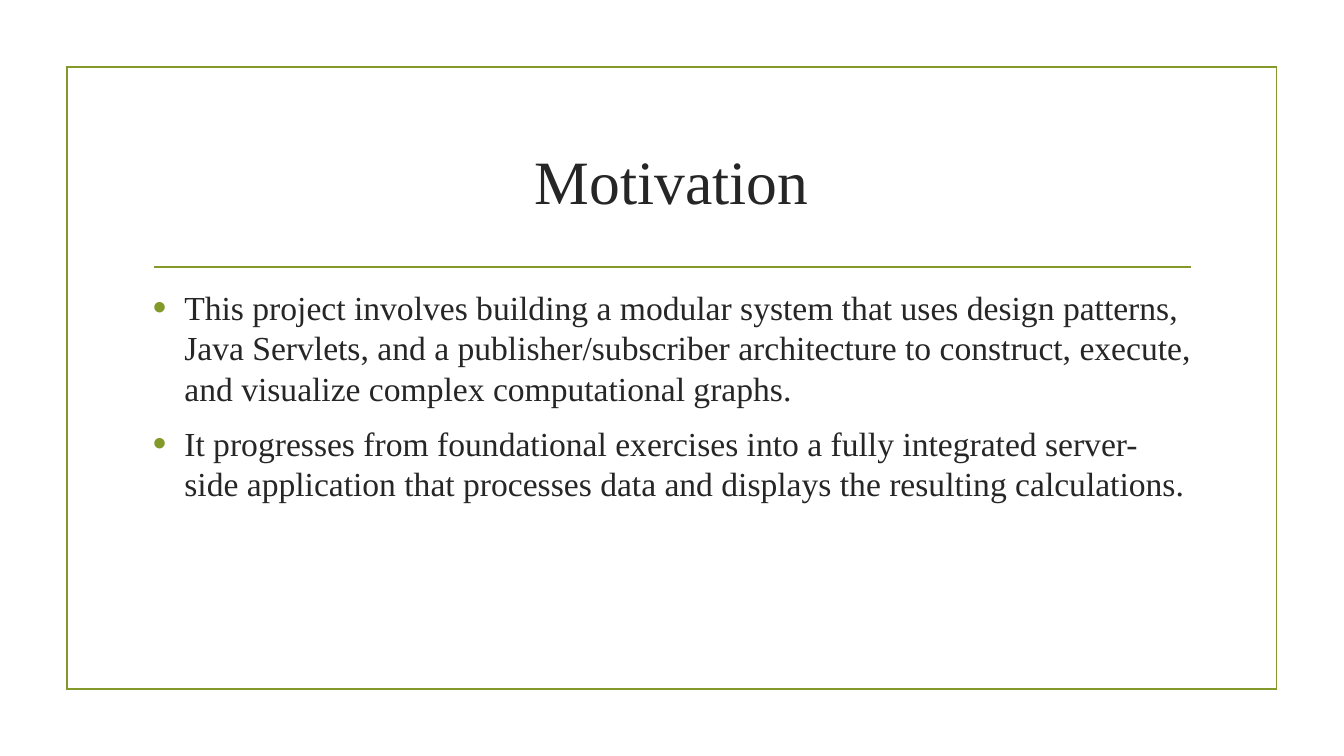
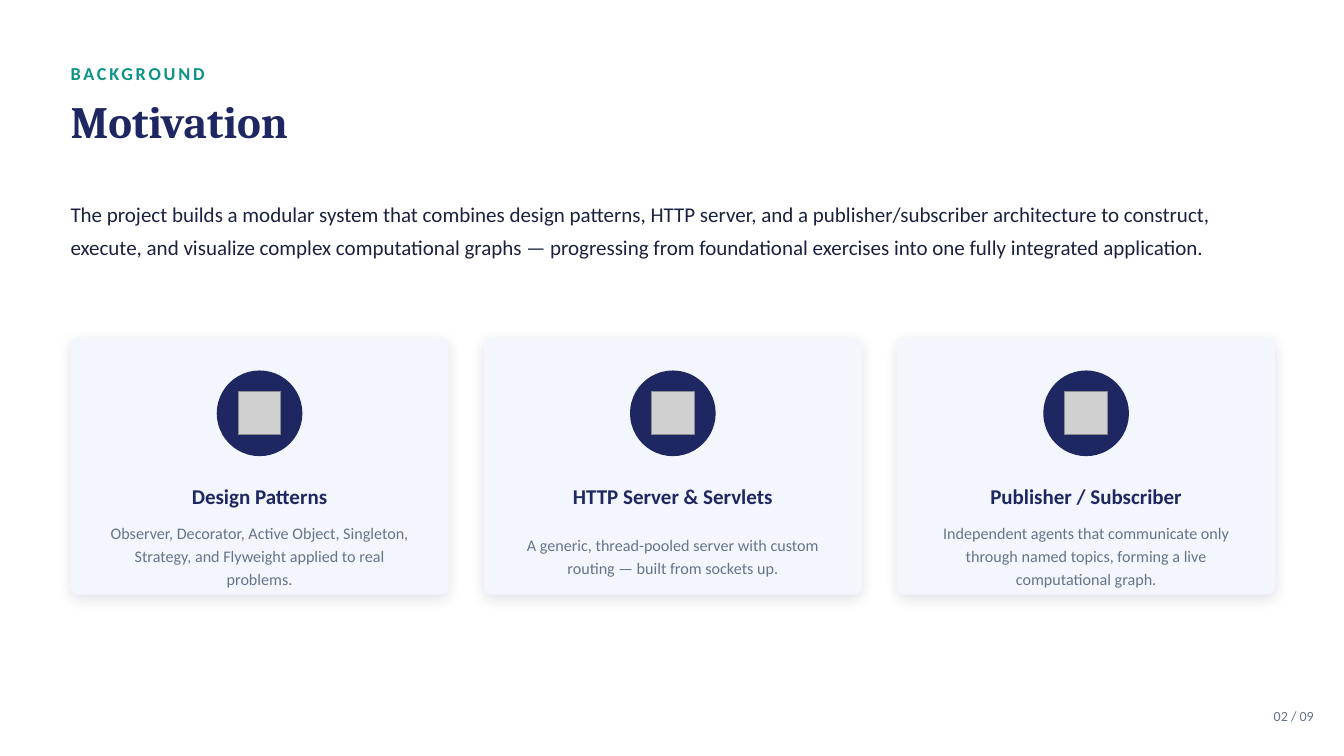
Before and after one commit to Ziv33/WebComputationalGraph, a slide deck: slide 2 of WebComputationalGraphPresentation.pptx. Drawn at 1344x756 pixels with LibreOffice and Linux fonts; fonts in the diff are those of the drawing; grey boxes stand for pictures; background and template pictures are left out. Boxes give left, top, right and bottom in pixels: in the first picture for what was removed or moved away, otherwise in the second. Text is boxed around its words. In the diff, an @@ line names an element or a change of style, - is before the commit and + after.

```diff
--- a/WebComputationalGraphPresentation.pptx
+++ b/WebComputationalGraphPresentation.pptx
@@ text added at <box>71,55,877,91</box>, 13 pt, text #0D9488, bold @@
+BACKGROUND
@@ rectangle removed at <box>67,68,1276,690</box> @@
@@ text "Motivation": place and size @@
-text "Motivation" at <box>535,163,808,205</box>
+text "Motivation" at <box>71,107,288,139</box>
@@ text "Motivation" at <box>71,107,288,139</box>: size 44 to 32 pt, font Times New Roman to Cambria, text colour #262626 to #1E2761, bold on; alignment centre to left @@
@@ text added at <box>71,207,1209,259</box>, 15 pt, text #1B2140 @@
+The project builds a modular system that combines design patterns, HTTP server, and a publisher/subscriber architecture to construct, execute, and visualize complex computational graphs — progressing from foundational exercises into one fully integrated application.
@@ line removed from (154, 267) to (1191, 267) @@
@@ text removed at <box>184,296,1191,503</box> @@
-• This project involves building a modular system that uses design patterns, Java Servlets, and a publisher/subscriber architecture to construct, execute, and visualize complex computational graphs.
-• It progresses from foundational exercises into a fully integrated server-side application that processes data and displays the resulting calculations.
@@ rounded rectangle added at <box>71,338,449,595</box>, fill #F3F6FC @@
@@ rounded rectangle added at <box>484,338,862,595</box>, fill #F3F6FC @@
@@ rounded rectangle added at <box>897,338,1275,595</box>, fill #F3F6FC @@
@@ ellipse added at <box>217,370,302,456</box>, fill #1E2761 @@
@@ ellipse added at <box>630,370,716,456</box>, fill #1E2761 @@
@@ ellipse added at <box>1044,370,1129,456</box>, fill #1E2761 @@
@@ picture added at <box>238,392,280,435</box> @@
@@ picture added at <box>651,392,694,435</box> @@
@@ picture added at <box>1065,392,1107,435</box> @@
@@ text added at <box>192,489,327,508</box>, 15 pt, text #1E2761, bold @@
+Design Patterns
@@ text added at <box>573,489,772,504</box>, 15 pt, text #1E2761, bold @@
+HTTP Server & Servlets
@@ text added at <box>990,489,1181,504</box>, 15 pt, text #1E2761, bold @@
+Publisher / Subscriber
@@ text added at <box>111,528,408,588</box>, 11.5 pt, text #64748B @@
+Observer, Decorator, Active Object, Singleton, Strategy, and Flyweight applied to real problems.
@@ text added at <box>943,528,1229,588</box>, 11.5 pt, text #64748B @@
+Independent agents that communicate only through named topics, forming a live computational graph.
@@ text added at <box>527,540,819,577</box>, 11.5 pt, text #64748B @@
+A generic, thread-pooled server with custom routing — built from sockets up.
@@ text added at <box>1274,712,1314,721</box>, 10 pt, text #64748B @@
+02 / 09
```
Also in this commit, not shown: 6 other slides changed, 2 slides added, 2 slides removed.
